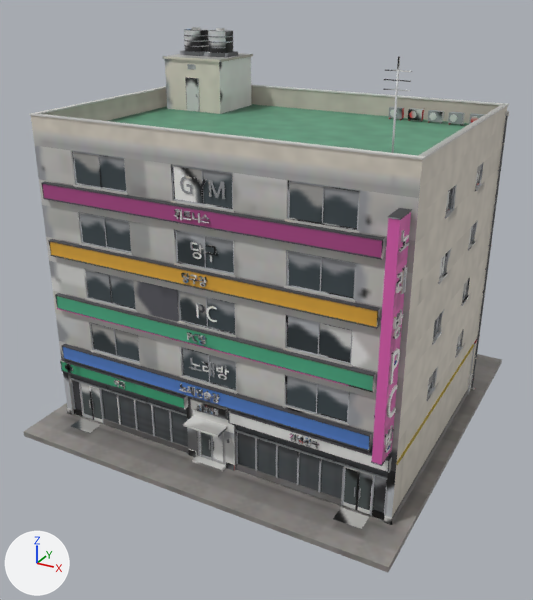
The FBX model cs2_ilsan/CS2Assets/IlsanMixed01/IlsanMixed01.fbx as it was, and as the next commit left it.
Rendered twice from a 50 mm camera at (19.98, -38.69, 25.96) aimed at (-0.22, -1.96, 7.59). The axes (+X, +Y, +Z) are drawn at lower left. The lights are the same throughout. The older version comes first. Where no turn or scale is listed for an object, it has been applied to the vertices.

Script lines for the objects in view, before the commit:
```python
me_ilsanmixed01 = bpy.data.meshes.new('IlsanMixed01')
me_ilsanmixed01.from_pydata(...)  # 30012 vertices, 45927 faces; spans x -11.9..11.9, y -11.9..11.9, z -0.3..22.9
me_ilsanmixed01.materials.append(mat_ilsanmixed01)
ob_ilsanmixed01 = bpy.data.objects.new('IlsanMixed01', me_ilsanmixed01)
ob_ilsanmixed01.location = (0.0, 0.0, 0.0)
```
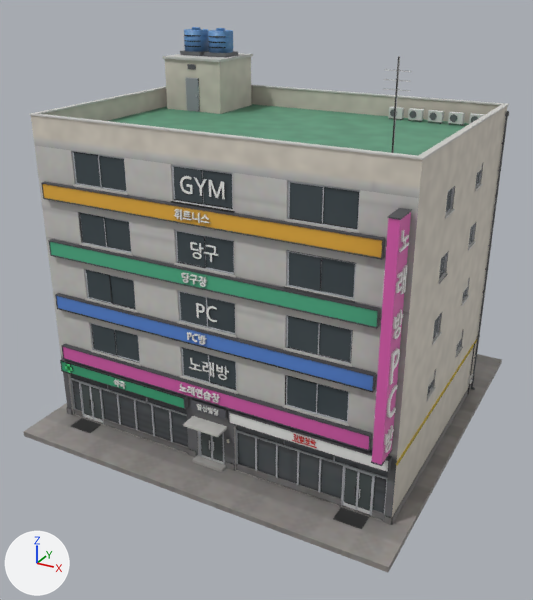
Pixel boxes [x1, y1, x2, y2] of what changed, in the pictures (533 x 600 px; the box of a moved part takes in the faces that stretch with it):
part 1 of me_ilsanmixed01, moved or reshaped: before [198, 257, 319, 449]; after [198, 257, 317, 448]
part 2 of me_ilsanmixed01, surface changed: [39, 27, 509, 529] in both

The edits, one by one:
me_ilsanmixed01 is used by ob_ilsanmixed01; location (0.0, 0.0, 0.0).
me_ilsanmixed01 had 30012 vertices, 45927 faces and spanned x -11.9..11.9, y -11.9..11.9, z -0.3..22.9.
me_ilsanmixed01 now has 30048 vertices, 45975 faces and spans x -11.9..11.9, y -11.9..11.9, z -0.3..22.9.
me_ilsanmixed01 part 1: 798 vertices moved from x -1.3..6.8, y -9.4..-8.9, z 3.5..15.0 to x -1.3..6.8, y -9.4..-8.9, z 3.6..15.0; 984 vertices removed from x 5.3..6.9, y -9.4..-9.3, z 3.5..4.0; 1020 vertices added at x 5.4..6.7, y -9.4..-9.3, z 3.5..4.0.
me_ilsanmixed01 part 2: 39484 kept faces spanning x -11.9..11.3, y -11.9..11.9, z -0.3..22.9 get new texture (UV) coordinates.
Other edits to the shape of me_ilsanmixed01 do not show in these pictures.
